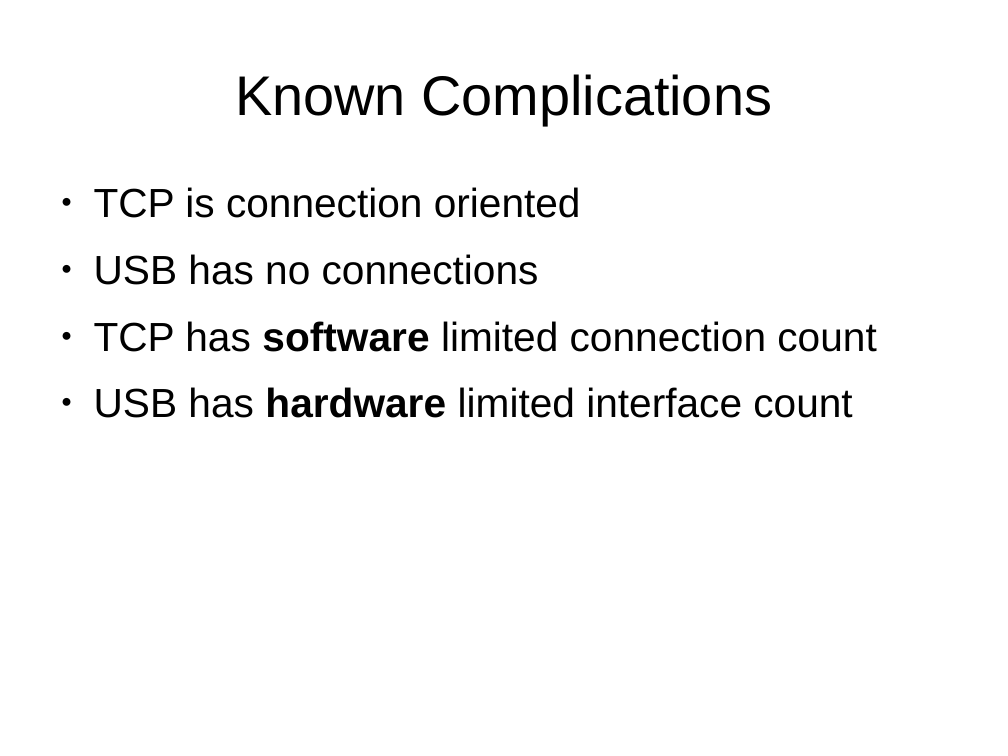
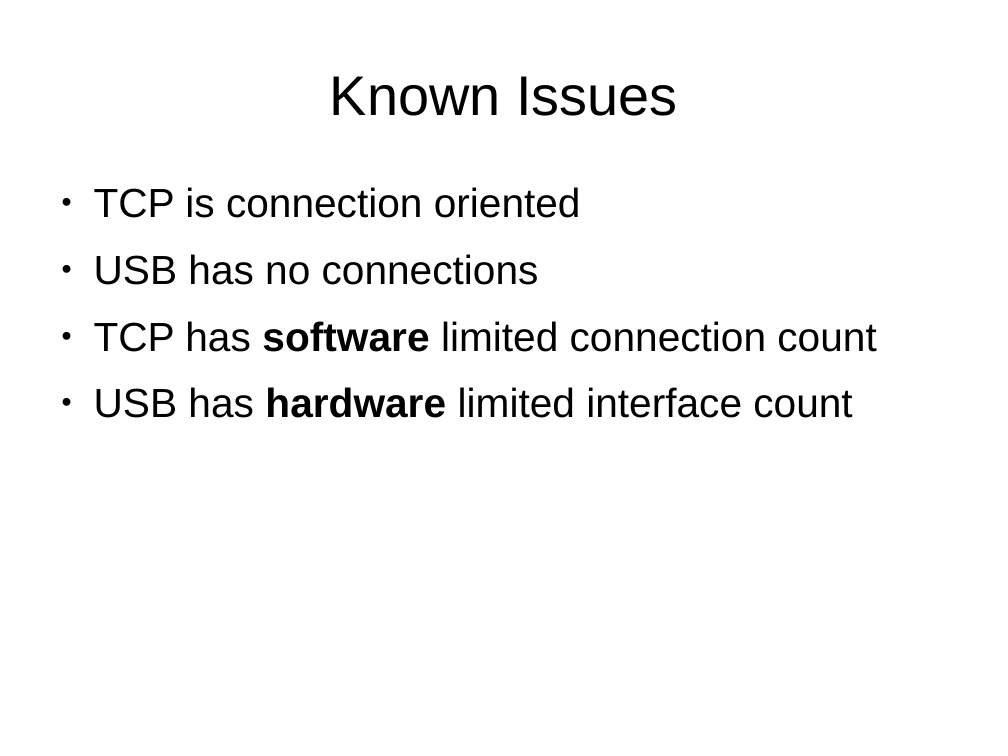
Before and after one commit to tillkamppeter/ippusbxd, a slide deck: slide 6 of doc/ippusbxd_presentation.odp. Drawn at 1008x756 pixels with LibreOffice and Linux fonts; fonts in the diff are those of the drawing. Boxes give left, top, right and bottom in pixels: in the first picture for what was removed or moved away, otherwise in the second. Text is boxed around its words. In the diff, an @@ line names an element or a change of style, - is before the commit and + after.

```diff
--- a/doc/ippusbxd_presentation.odp
+++ b/doc/ippusbxd_presentation.odp
@@ title at (330,76,677,116): text changed @@
-Known Complications
+Known Issues
```
Also in this commit, not shown: 2 other slides changed, 1 slide added, 1 slide removed, 1 other file.
